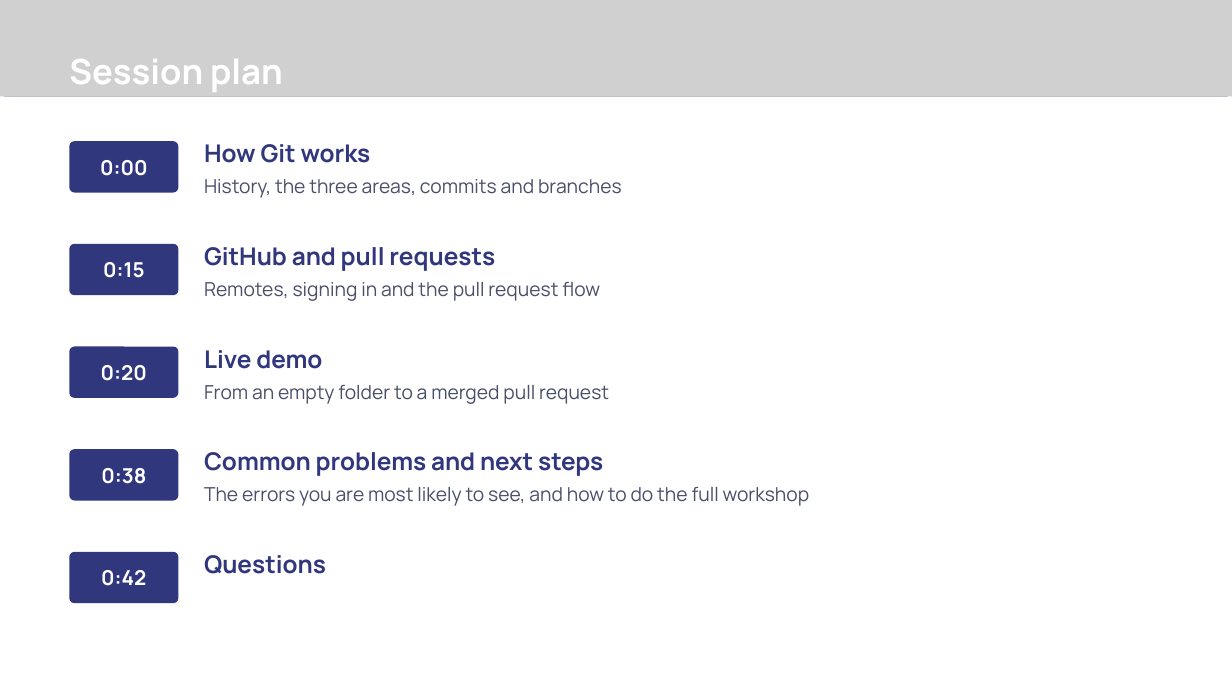
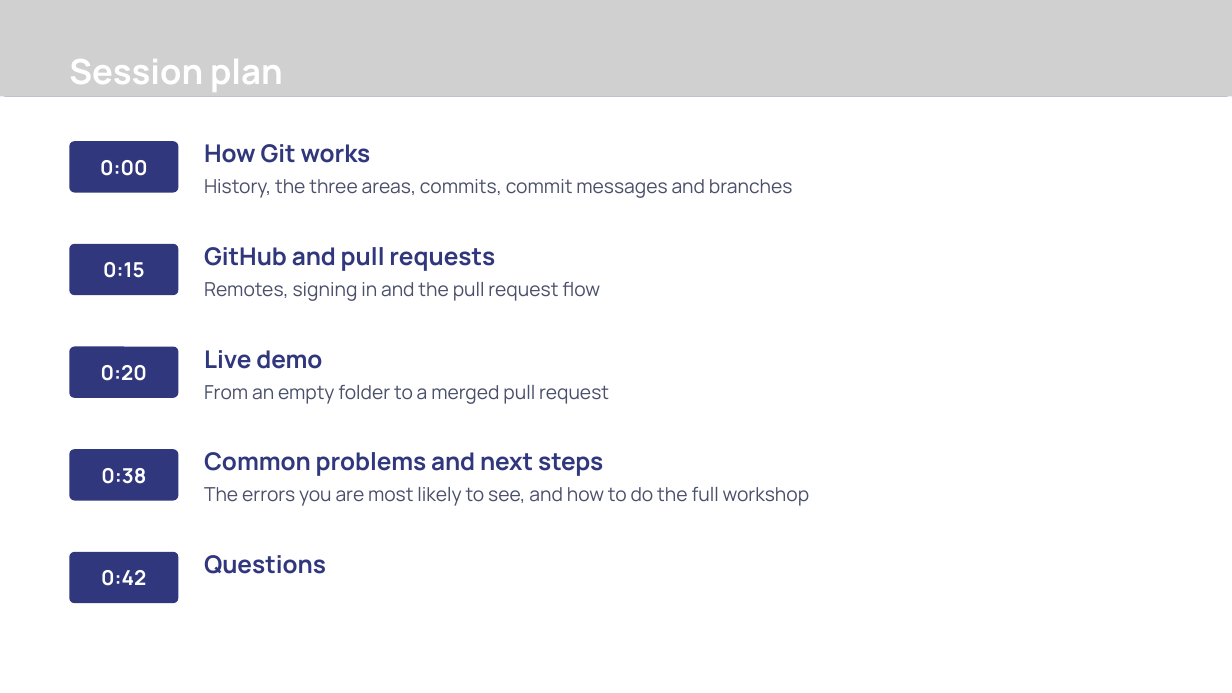
Before and after one commit to Revolution-Data-Platforms/Introduction-to-Git-Workshop, a slide deck: slide 2 of presentation/introduction-to-git-45-min.pptx. Drawn at 1232x693 pixels with LibreOffice and Linux fonts; fonts in the diff are those of the drawing; grey boxes stand for pictures; background and template pictures are left out. Boxes give left, top, right and bottom in pixels: in the first picture for what was removed or moved away, otherwise in the second. Text is boxed around its words. In the diff, an @@ line names an element or a change of style, - is before the commit and + after.

Commit message:
docs(workshop): teach Conventional Commits
Commit messages, the pull request title and the check-in assessment now follow the Conventional Commits standard, with a new slide in each deck and real examples from this repository. PowerShell commands that differ from Git Bash appear in their own labelled blocks, and the commit history diagram uses the new message style.

```diff
--- a/presentation/introduction-to-git-45-min.pptx
+++ b/presentation/introduction-to-git-45-min.pptx
@@ text at (x1=204, y1=179, x2=793, y2=198): text changed @@
-History, the three areas, commits and branches
+History, the three areas, commits, commit messages and branches
```
Also in this commit, not shown: 2 other slides changed, 1 slide added, 8 other files.
